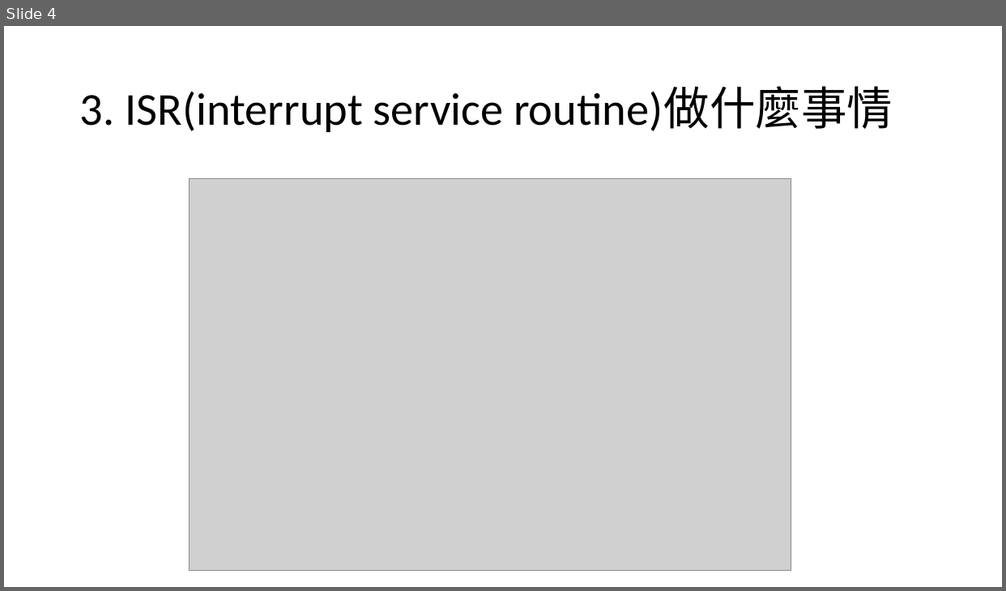
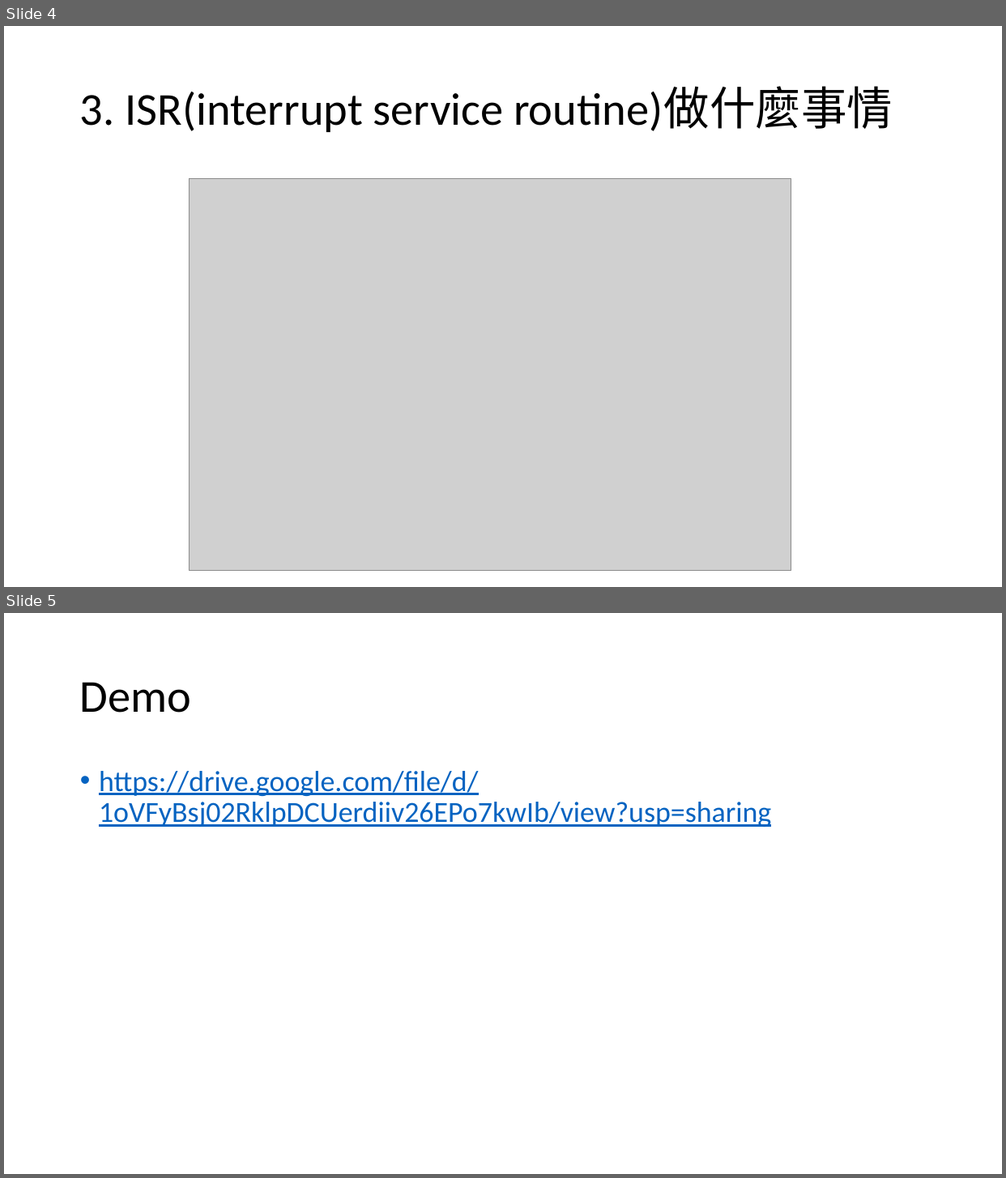
Before and after one commit to kevinhow3117/system-chip-design, a slide deck: HomeWork_2/SOC.pptx. Shown one above the other, each under a label of ours: slide 4 before the commit, slides 4 and 5 after it. The pictures are 1006x591 and 1006x1178 pixels, drawn with LibreOffice and Linux fonts; fonts in the diff are those of the drawing; grey boxes stand for pictures. Boxes give left, top, right and bottom in pixels: in the first picture for what was removed or moved away, otherwise in the second. Text is boxed around its words. In the diff, an @@ line names an element or a change of style, - is before the commit and + after.

```diff
--- a/HomeWork_2/SOC.pptx
+++ b/HomeWork_2/SOC.pptx
@@ slide 5 added at (4,613,1002,1174), background #FFFFFF @@
@@ title added at (80,682,192,713), 44 pt, text #000000 @@
+Demo
@@ text added at (99,771,771,827), 28 pt, text #0563C1, underline @@
+• https://drive.google.com/file/d/1oVFyBsj02RklpDCUerdiiv26EPo7kwIb/view?usp=sharing
```
Also in this commit, not shown: 1 slide removed.
